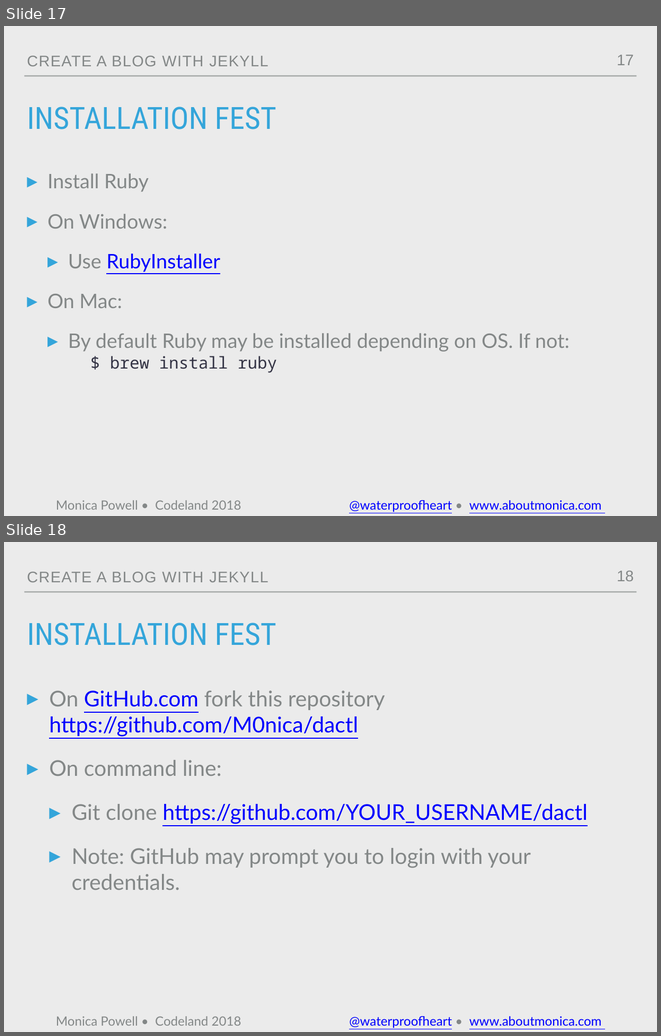
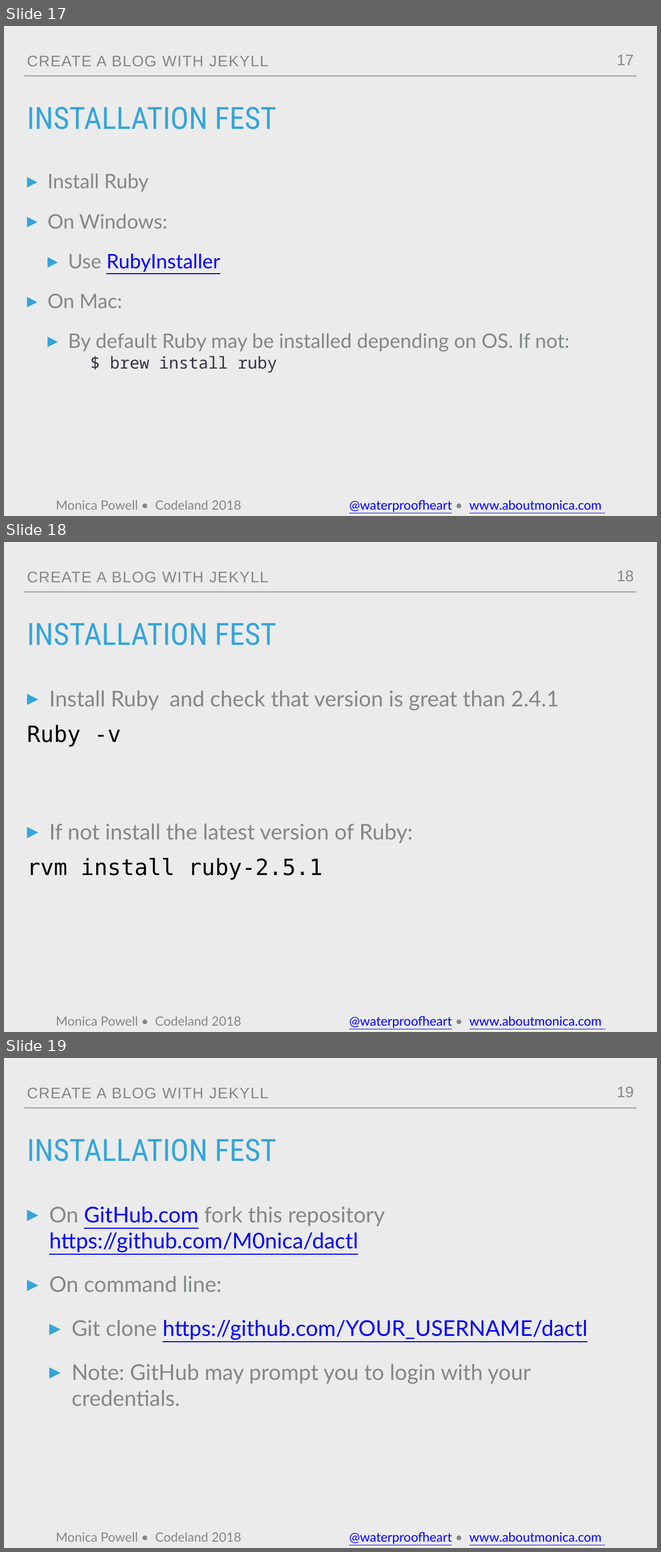
Before and after one commit to M0nica/codeland-workshop, a slide deck: codeland2018.pptx. Shown one above the other, each under a label of ours: slides 17 and 18 before the commit, slides 17, 18 and 19 after it. The pictures are 661x1036 and 661x1552 pixels, drawn with LibreOffice and Linux fonts; fonts in the diff are those of the drawing; background and template pictures are left out. Boxes give left, top, right and bottom in pixels: in the first picture for what was removed or moved away, otherwise in the second. Text is boxed around its words. In the diff, an @@ line names an element or a change of style, - is before the commit and + after.

```diff
--- a/codeland2018.pptx
+++ b/codeland2018.pptx
@@ slide 18 added at <box>4,542,657,1032</box>, background #EBEBEB; not listed: 2 template elements that a slide beside it also shows @@
@@ text added at <box>27,572,268,582</box>, 24 pt, text #838787 @@
+CREATE A BLOG WITH JEKYLL
@@ page number added at <box>617,571,634,581</box>, 24 pt, text #838787 @@
+18
@@ title added at <box>27,623,276,645</box>, 48 pt, text #34A5DA @@
+INSTALLATION FEST
@@ text added at <box>27,690,559,880</box>, 34 pt, text #838787 @@
+▸ Install Ruby and check that version is great than 2.4.1
+Ruby -v
+▸ If not install the latest version of Ruby:
+rvm install ruby-2.5.1
@@ what was slide 18 is now slide 19 @@
@@ page number at <box>617,1087,634,1097</box>: text changed @@
-18
+19
```
Also in this commit, not shown: 16 slides changed, 1 other file.
